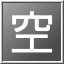
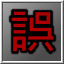
Before/after of a 64 × 64 layered artwork. What changed in the layer stack:
added layer "誤" above "Layer" over left=11, top=11, right=54, bottom=52
added layer "Layer" above "Pasted Layer #1" over left=8, top=8, right=57, bottom=55
painted on "Pasted Layer" over left=11, top=11, right=53, bottom=53
